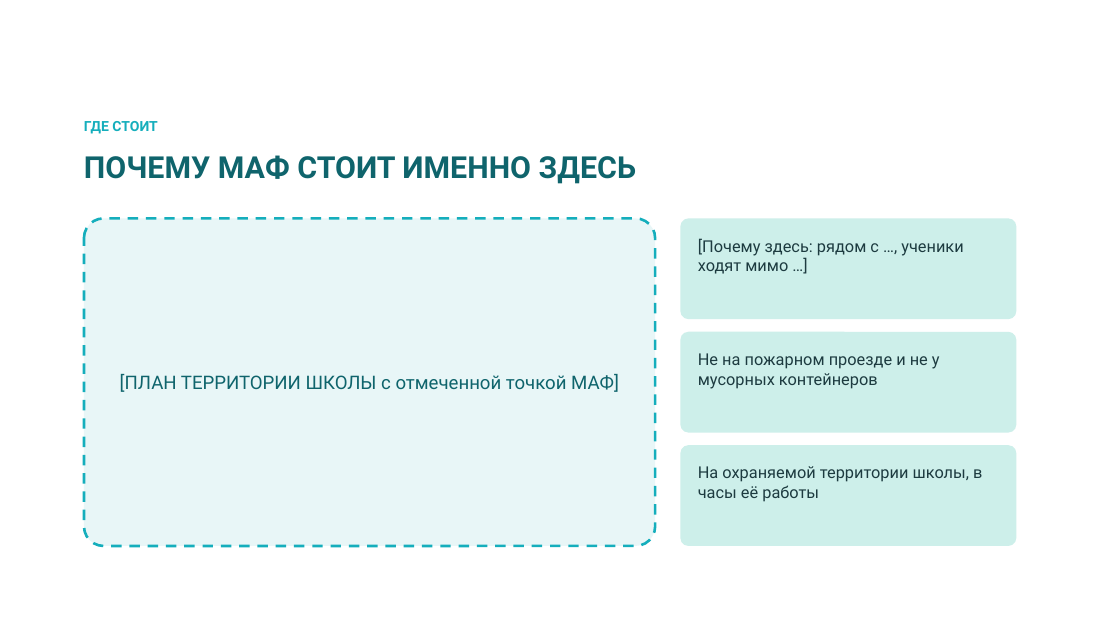
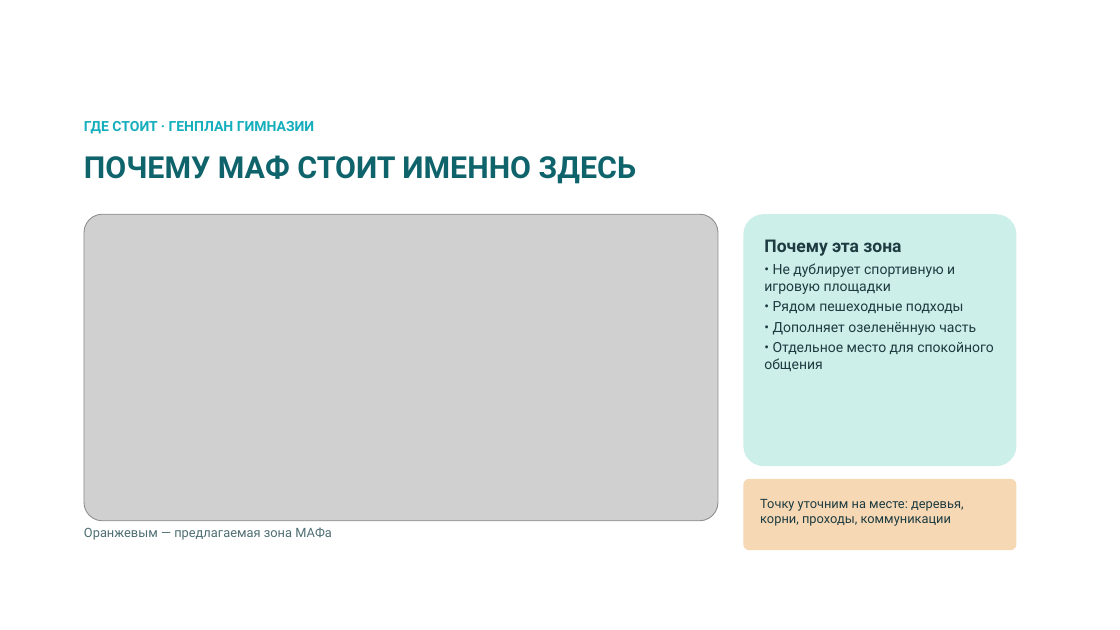
Before and after one commit to bnhogpad228/school-app, a slide deck: slide 12 of presentation/shkolny-dvor-SK-sreda.pptx. Drawn at 1120x630 pixels with LibreOffice and Linux fonts; fonts in the diff are those of the drawing; grey boxes stand for pictures; background and template pictures are left out. Boxes give left, top, right and bottom in pixels: in the first picture for what was removed or moved away, otherwise in the second. Text is boxed around its words. In the diff, an @@ line names an element or a change of style, - is before the commit and + after.

```diff
--- a/presentation/shkolny-dvor-SK-sreda.pptx
+++ b/presentation/shkolny-dvor-SK-sreda.pptx
@@ text at (x1=84, y1=121, x2=314, y2=134): text changed @@
-ГДЕ СТОИТ
+ГДЕ СТОИТ · ГЕНПЛАН ГИМНАЗИИ
@@ rounded rectangle removed at (x1=84, y1=218, x2=655, y2=546) @@
-[ПЛАН ТЕРРИТОРИИ ШКОЛЫ с отмеченной точкой МАФ]
@@ picture added at (x1=84, y1=214, x2=718, y2=521) @@
@@ rounded rectangle removed at (x1=681, y1=218, x2=1017, y2=319) @@
-[Почему здесь: рядом с …, ученики ходят мимо …]
@@ rounded rectangle "Почему эта зона" resized from (x1=681, y1=332, x2=1017, y2=433) to (x1=744, y1=214, x2=1017, y2=466) @@
@@ text in rounded rectangle at (x1=764, y1=239, x2=994, y2=371): text changed; size 14 to 12 pt @@
-Не на пожарном проезде и не у мусорных контейнеров
+Почему эта зона
+• Не дублирует спортивную и игровую площадки
+• Рядом пешеходные подходы
+• Дополняет озеленённую часть
+• Отдельное место для спокойного общения
@@ rounded rectangle "Точку уточним на месте: деревья, ..." resized from (x1=681, y1=445, x2=1017, y2=546) to (x1=744, y1=479, x2=1017, y2=550) @@
@@ rounded rectangle "Точку уточним на месте: деревья, ..." at (x1=744, y1=479, x2=1017, y2=550): fill #CDEFEA to #F6D8B5 @@
@@ text in rounded rectangle at (x1=760, y1=499, x2=963, y2=526): text changed; size 14 to 11 pt @@
-На охраняемой территории школы, в часы её работы
+Точку уточним на месте: деревья, корни, проходы, коммуникации
@@ text added at (x1=84, y1=527, x2=332, y2=540), 11 pt, text #4E6E73 @@
+Оранжевым — предлагаемая зона МАФа
```
Also in this commit, not shown: 5 other slides changed, 1 other file.
